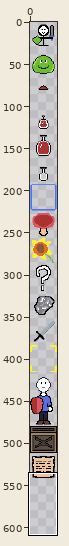
Two versions of one sprite sheet, CraftingRPG/Content/textures/crpg_spritesheet.png. The first picture is a wide view before the edit; the outline marks the close-up.
Close-up. Before the edit:
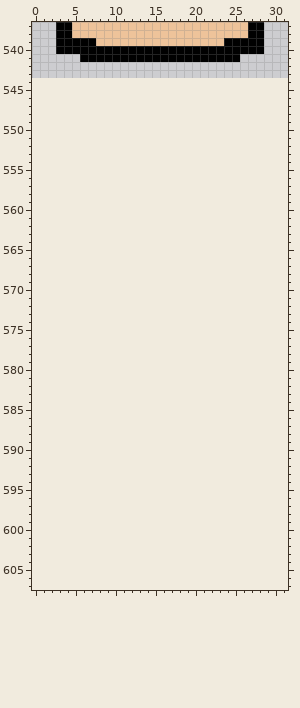
The file is 32x544 pixels. Shown: x 0..31, y 537..607. The old version is drawn lined up with the new one, on the new canvas.
The same view after the edit:
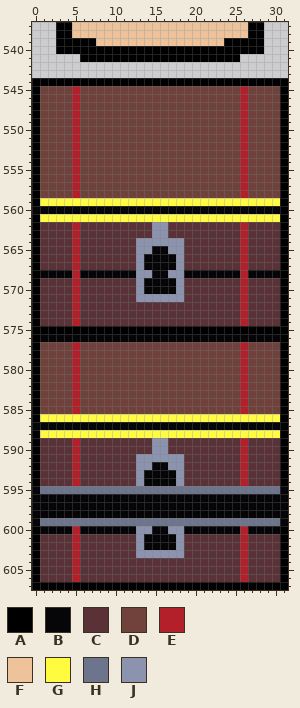
Palette (. is transparent): A #000000  B #060608  C #5b3138  D #71413b  E #b4202a  F #eec39a  G #fffc40  H #6d758d  J #8b93af
The edit:
canvas 32x544 -> 32x608
The author put colour A in row 544 at x 0 to 31; in rows 545 to 559 at x 0 and 31; in row 560 at x 31; in rows 561 to 574 at x 0 and 31; in row 575 at x 0 to 31; in rows 576 to 586 at x 0 and 31.
The author put colour A in row 587 at x 31; in rows 588 to 594 at x 0 and 31; in rows 600 to 606 at x 0 and 31; in row 607 at x 0 to 31.
The author put colour B in row 560 at x 0 to 30; in row 565 at x 15 to 16; in rows 566 to 567 at x 14 to 17; in row 568 at x 1 to 4, 6 to 12, 15 to 16, 19 to 25 and 27 to 30; in rows 569 to 570 at x 14 to 17; in row 576 at x 1 to 30.
The author put colour B in row 587 at x 0 to 30; in row 592 at x 15 to 16; in rows 593 to 594 at x 14 to 17; in row 595 at x 0 and 31; in rows 596 to 598 at x 0 to 31; in row 599 at x 0 and 31.
The author put colour B in row 600 at x 1 to 4, 6 to 12, 15 to 16, 19 to 25 and 27 to 30; in rows 601 to 602 at x 14 to 17.
The author put colour C in rows 562 to 563 at x 1 to 4, 6 to 14, 17 to 25 and 27 to 30; in rows 564 to 567 at x 1 to 4, 6 to 12, 19 to 25 and 27 to 30; in rows 569 to 571 at x 1 to 4, 6 to 12, 19 to 25 and 27 to 30; in rows 572 to 574 at x 1 to 4, 6 to 25 and 27 to 30; in rows 589 to 590 at x 1 to 4, 6 to 14, 17 to 25 and 27 to 30; in rows 591 to 594 at x 1 to 4, 6 to 12, 19 to 25 and 27 to 30.
The author put colour C in rows 601 to 603 at x 1 to 4, 6 to 12, 19 to 25 and 27 to 30; in rows 604 to 606 at x 1 to 4, 6 to 25 and 27 to 30.
The author put colour D in rows 545 to 558 at x 1 to 4, 6 to 25 and 27 to 30; in rows 577 to 585 at x 1 to 4, 6 to 25 and 27 to 30.
The author put colour E in rows 545 to 558 at x 5 and 26; in rows 562 to 574 at x 5 and 26; in rows 577 to 585 at x 5 and 26; in rows 589 to 594 at x 5 and 26; in rows 600 to 606 at x 5 and 26.
The author put colour G in row 559 at x 1 to 30; in row 561 at x 1 to 30; in row 586 at x 1 to 30; in row 588 at x 1 to 30.
The author put colour H in row 595 at x 1 to 30; in row 599 at x 1 to 30.
The author put colour J in rows 562 to 563 at x 15 to 16; in row 564 at x 13 to 18; in row 565 at x 13 to 14 and 17 to 18; in rows 566 to 567 at x 13 and 18; in row 568 at x 13 to 14 and 17 to 18; in rows 569 to 570 at x 13 and 18.
The author put colour J in row 571 at x 13 to 18; in rows 589 to 590 at x 15 to 16; in row 591 at x 13 to 18; in row 592 at x 13 to 14 and 17 to 18; in rows 593 to 594 at x 13 and 18; in row 600 at x 13 to 14 and 17 to 18.
The author put colour J in rows 601 to 602 at x 13 and 18; in row 603 at x 13 to 18.
Pixel boxes of the changes (left, top, right, bottom) in both close-ups:
added: (32, 78, 288, 590)
